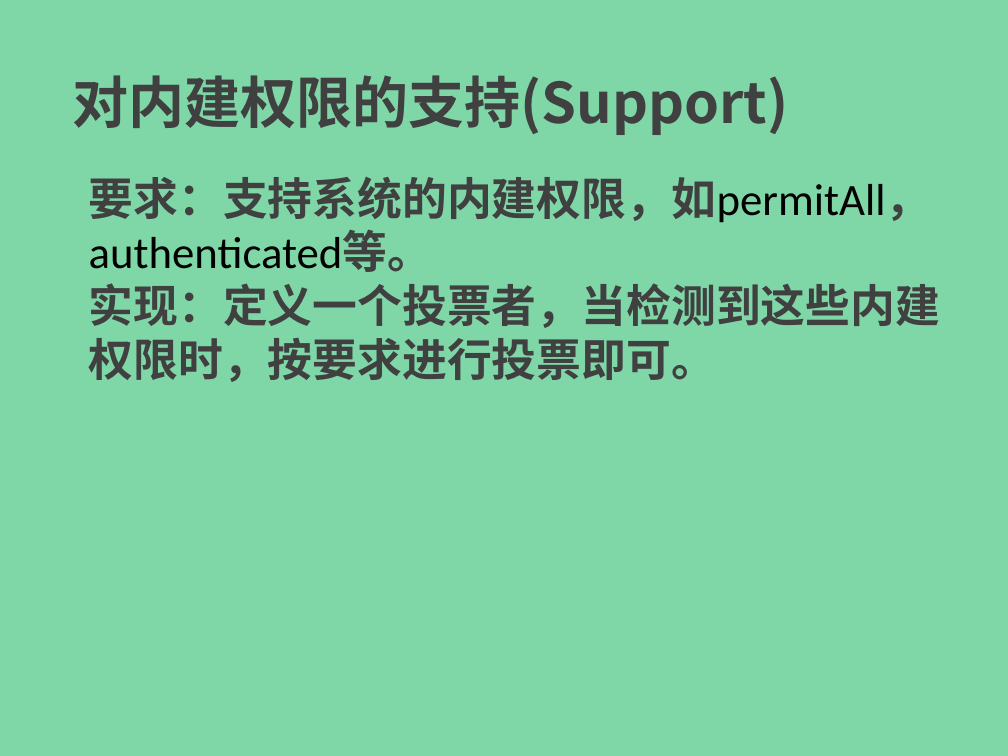
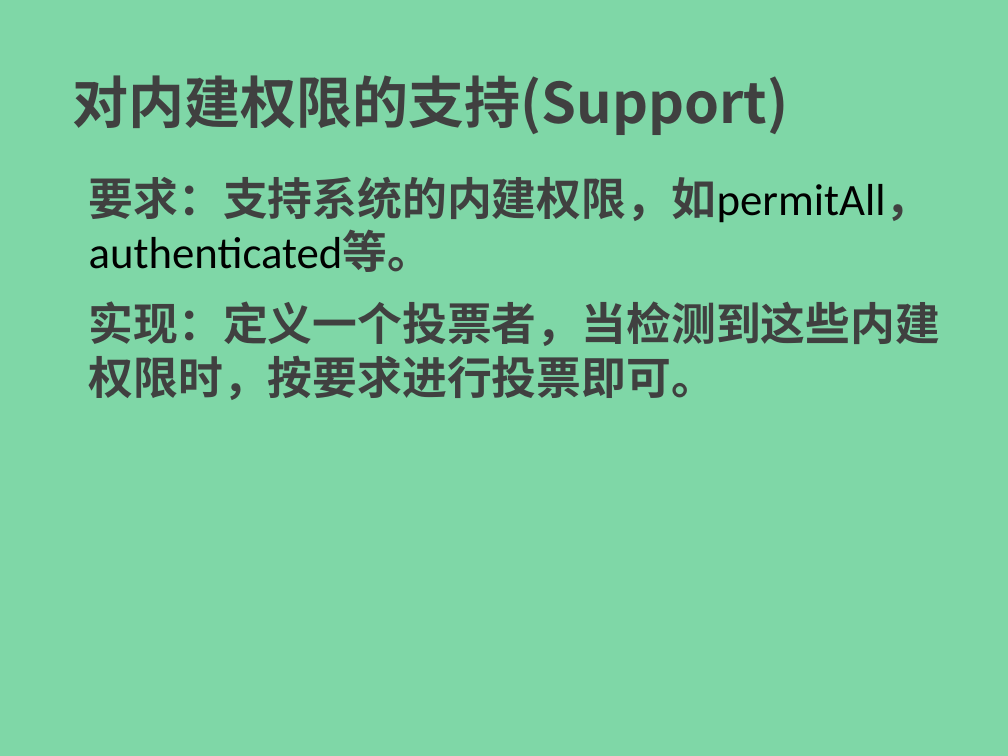
Before and after one commit to endofprogram/eop-ssei, a slide deck: slide 12 of ppt/spring-security-easy-in-02.pptx. Drawn at 1008x756 pixels with LibreOffice and Linux fonts; fonts in the diff are those of the drawing. Boxes give left, top, right and bottom in pixels: in the first picture for what was removed or moved away, otherwise in the second. Text is boxed around its words. In the diff, an @@ line names an element or a change of style, - is before the commit and + after.

```diff
--- a/ppt/spring-security-easy-in-02.pptx
+++ b/ppt/spring-security-easy-in-02.pptx
@@ text at bbox=[89, 283, 941, 382]: paragraph removed @@
-实现：定义一个投票者，当检测到这些内建权限时，按要求进行投票即可。
@@ text added at bbox=[89, 301, 941, 400], 32 pt, text #404040, bold @@
+实现：定义一个投票者，当检测到这些内建权限时，按要求进行投票即可。
```
Also in this commit, not shown: 7 other slides changed, 2 other files.
